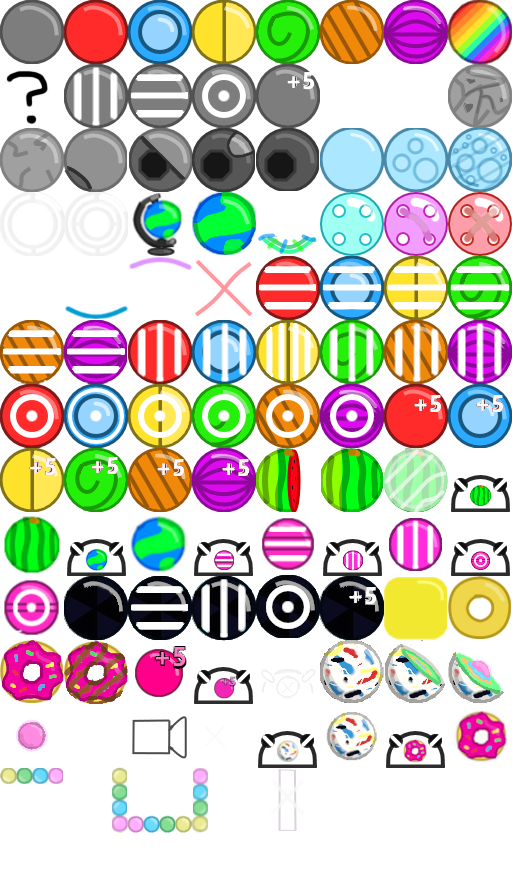
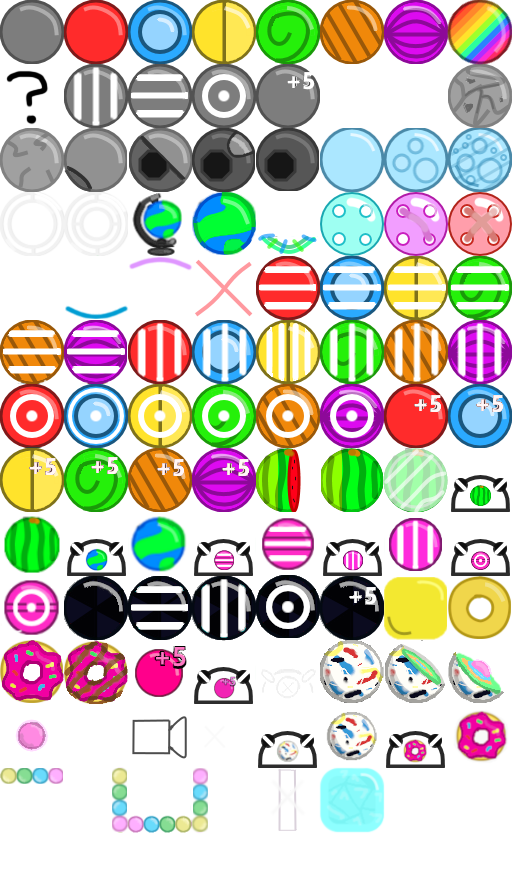
Comparing the layer stacks of the two 512 × 896 images. Changes:
added layer "parallax #1" above "tiles.png" over [319, 768, 385, 833]
painted on "tiles.png" over [333, 616, 412, 768]
